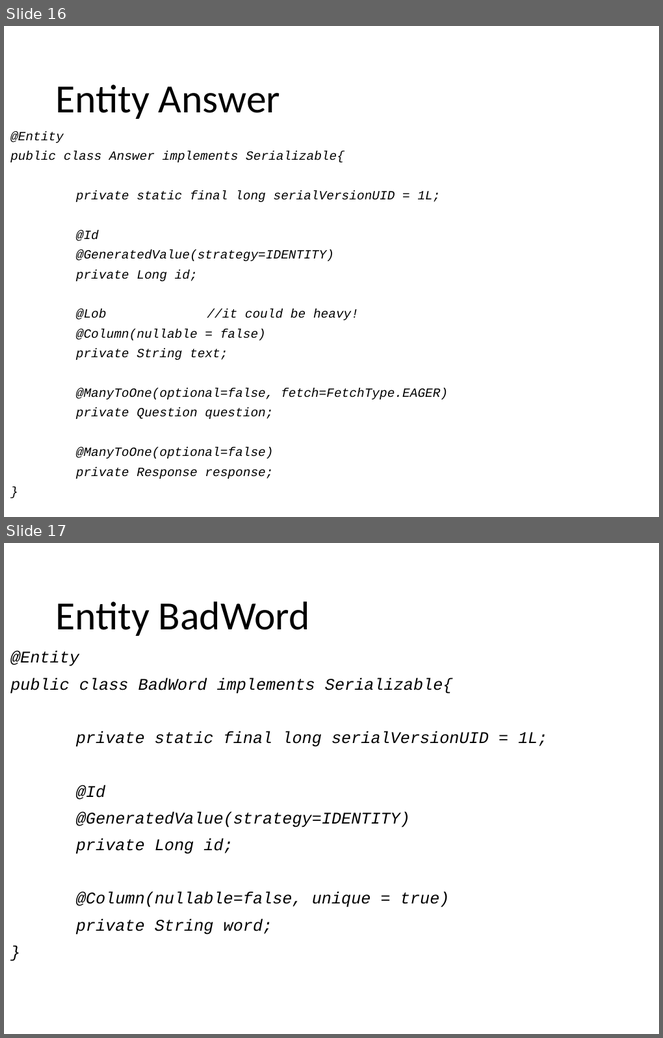
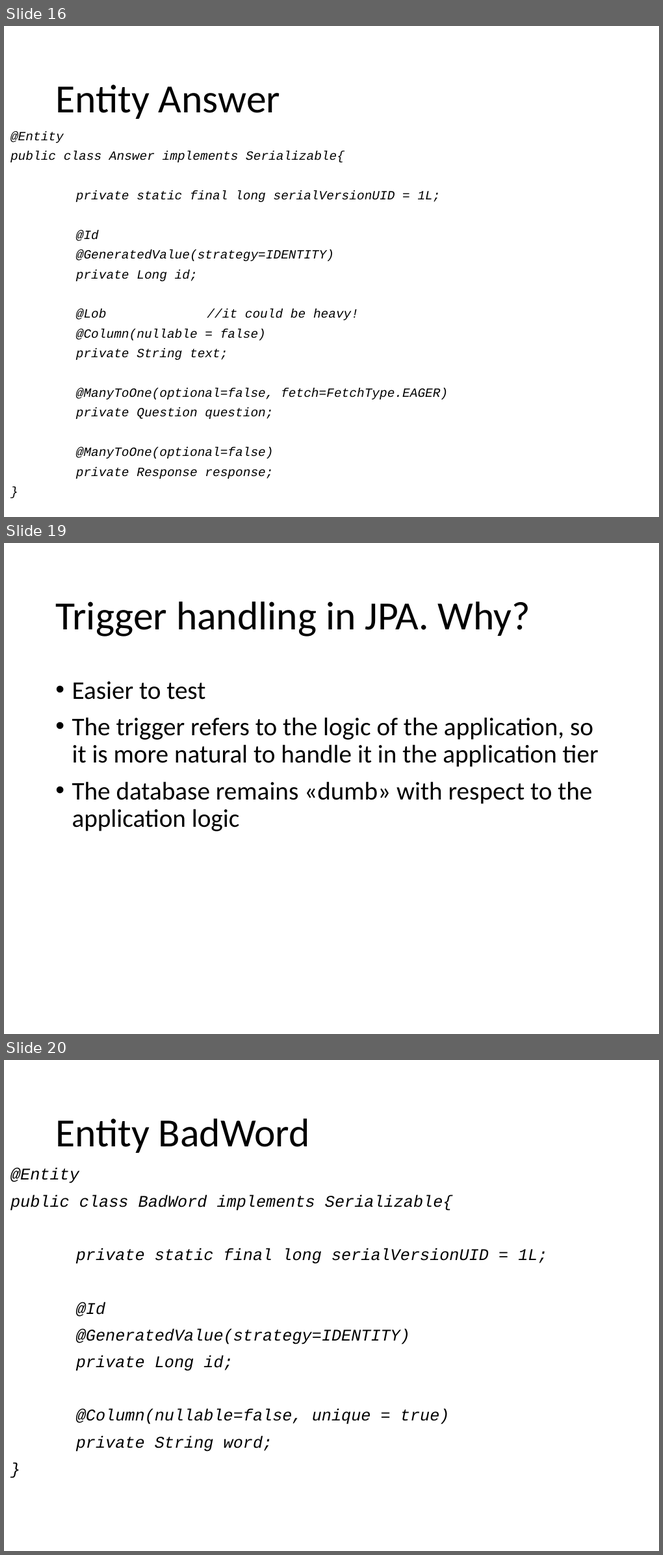
Before and after one commit to Paso198/Gamified-Marketing-Application, a slide deck: Design.pptx. Shown one above the other, each under a label of ours: slides 16 and 17 before the commit, slides 16, 19 and 20 after it; the slides between them are not shown. The pictures are 663x1038 and 663x1555 pixels, drawn with LibreOffice and Linux fonts; fonts in the diff are those of the drawing. Boxes give left, top, right and bottom in pixels: in the first picture for what was removed or moved away, otherwise in the second. Text is boxed around its words. In the diff, an @@ line names an element or a change of style, - is before the commit and + after.

```diff
--- a/Design.pptx
+++ b/Design.pptx
@@ slide 19 added at (4, 543, 659, 1034), background #FFFFFF @@
@@ title added at (55, 601, 530, 637), 44 pt, text #000000 @@
+Trigger handling in JPA. Why?
@@ text added at (72, 681, 599, 832), 28 pt, text #000000 @@
+• Easier to test
+• The trigger refers to the logic of the application, so it is more natural to handle it in the application tier
+• The database remains «dumb» with respect to the application logic
@@ what was slide 17 is now slide 20 @@
```
Also in this commit, not shown: 2 slides changed, 7 other slides added, 1 slide removed.
